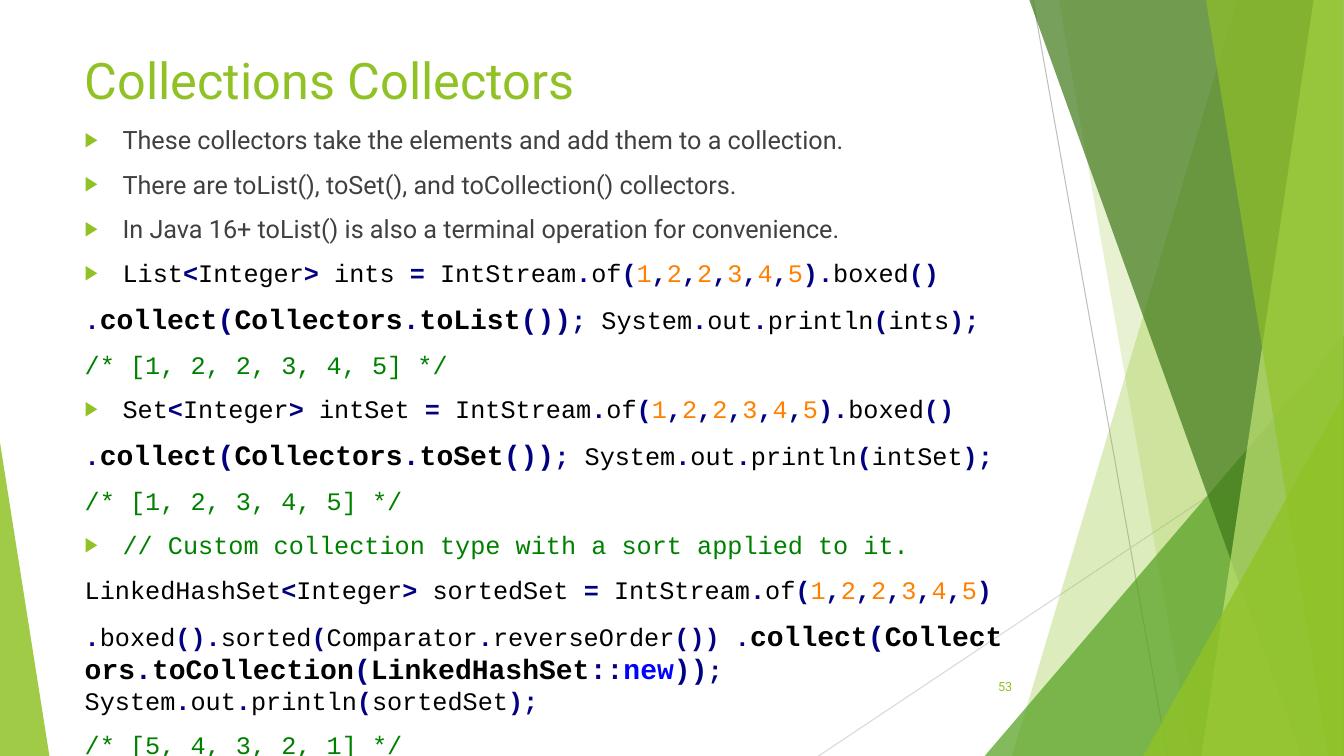
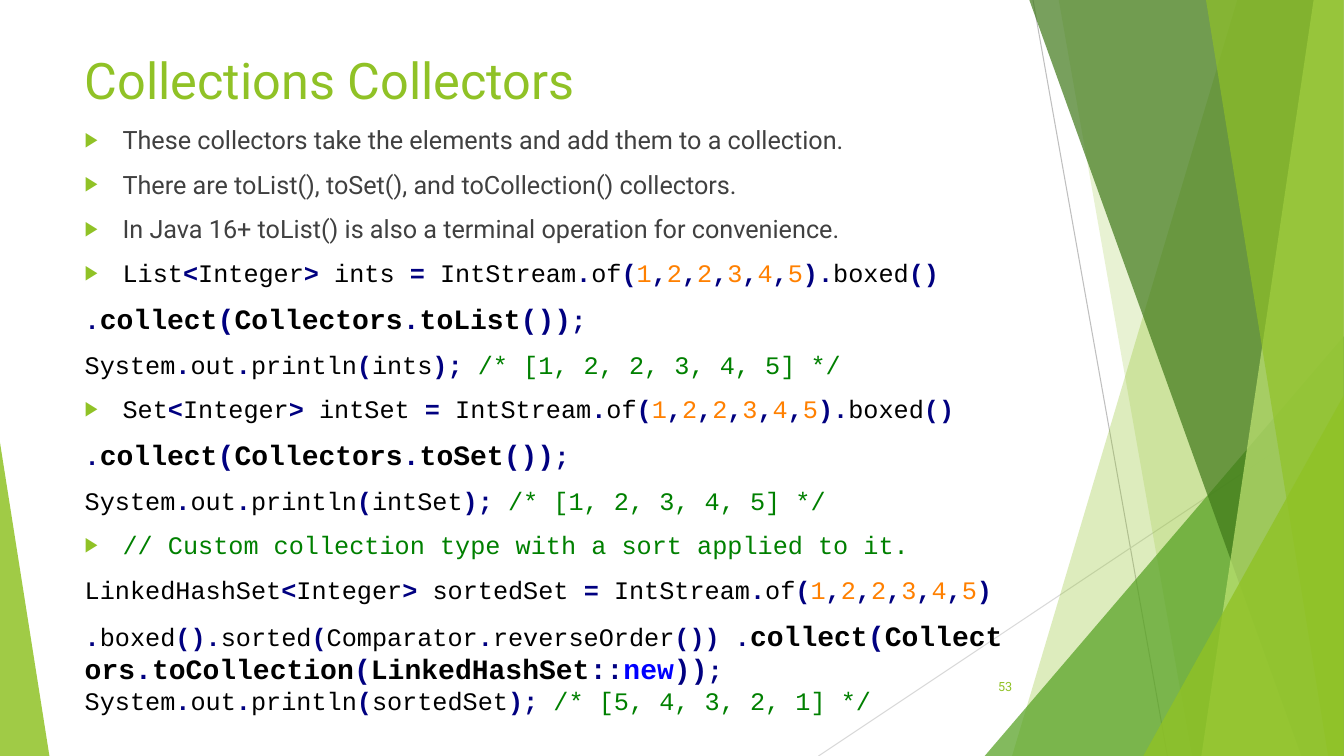
Before and after one commit to RichardRoda/2017-CodePaLOUsa-Lambda, a slide deck: slide 53 of Learning to Love the Lambda in the Stream.pptx. Drawn at 1344x756 pixels with LibreOffice and Linux fonts; fonts in the diff are those of the drawing. Boxes give left, top, right and bottom in pixels: in the first picture for what was removed or moved away, otherwise in the second. Text is boxed around its words. In the diff, an @@ line names an element or a change of style, - is before the commit and + after.

```diff
--- a/Learning to Love the Lambda in the Stream.pptx
+++ b/Learning to Love the Lambda in the Stream.pptx
@@ text at (85, 309, 795, 380): spaces changed @@
-.collect(Collectors.toList()); System.out.println(ints);
-/* [1, 2, 2, 3, 4, 5] */
+.collect(Collectors.toList());
+System.out.println(ints); /* [1, 2, 2, 3, 4, 5] */
@@ text at (85, 445, 780, 516): spaces changed @@
-.collect(Collectors.toSet()); System.out.println(intSet);
-/* [1, 2, 3, 4, 5] */
+.collect(Collectors.toSet());
+System.out.println(intSet); /* [1, 2, 3, 4, 5] */
@@ text at (85, 626, 1002, 716): text changed @@
-.boxed().sorted(Comparator.reverseOrder()) .collect(Collectors.toCollection(LinkedHashSet::new)); System.out.println(sortedSet);
-/* [5, 4, 3, 2, 1] */
+.boxed().sorted(Comparator.reverseOrder()) .collect(Collectors.toCollection(LinkedHashSet::new)); System.out.println(sortedSet); /* [5, 4, 3, 2, 1] */
```
Also in this commit, not shown: 7 other slides changed.
